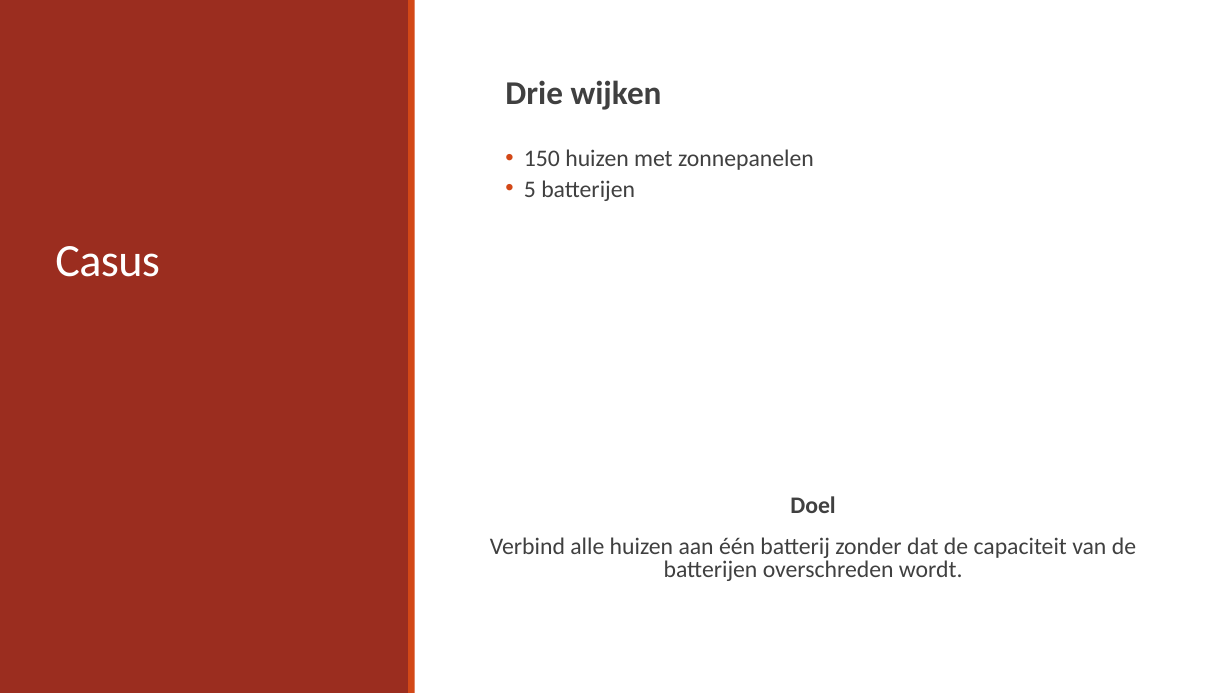
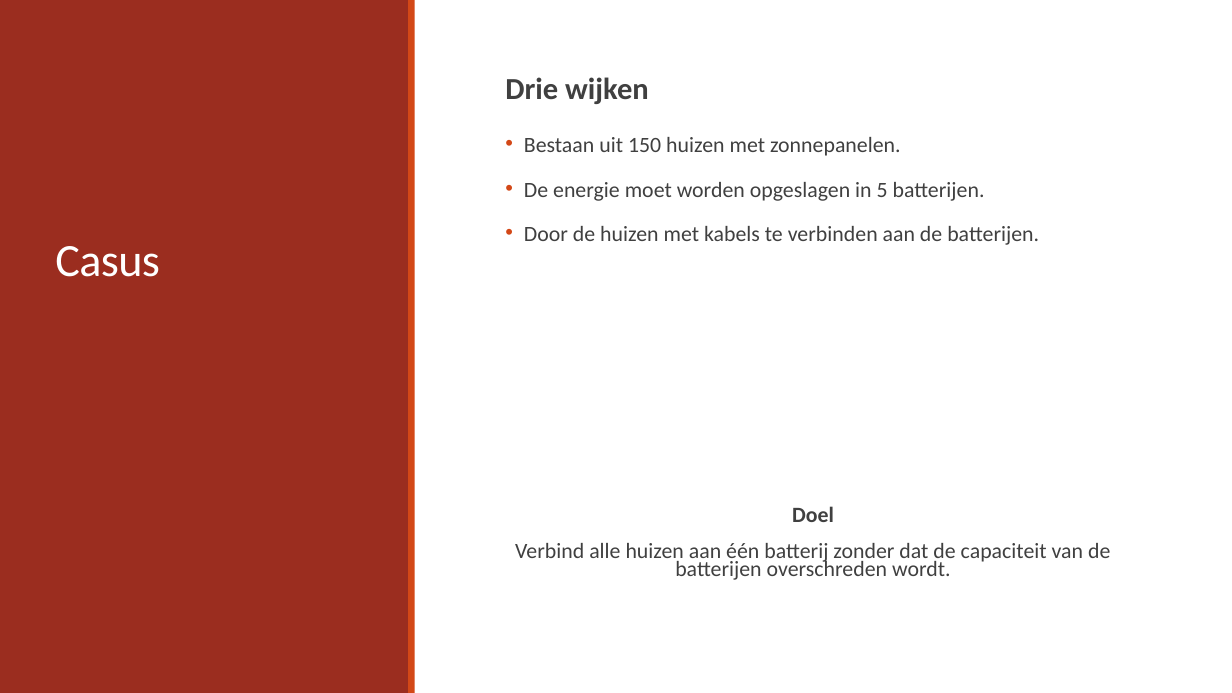
Before and after one commit to broekm006/SmartGrid, a slide deck: slide 2 of eindpresentatie.pptx. Drawn at 1232x693 pixels with LibreOffice and Linux fonts; fonts in the diff are those of the drawing. Boxes give left, top, right and bottom in pixels: in the first picture for what was removed or moved away, otherwise in the second. Text is boxed around its words. In the diff, an @@ line names an element or a change of style, - is before the commit and + after.

Commit message:
powerpoint

```diff
--- a/eindpresentatie.pptx
+++ b/eindpresentatie.pptx
@@ text at [505,77,1110,580]: size 25.9 to 23.8 pt in "Drie wijken"; size 18.5 to 17 pt in "Doel", "Verbind alle huizen aan één batterij zonder ..."; line spacing 0.8 to 0.7 @@
@@ text at [524,137,1039,245]: text changed; size 18.5 to 17 pt @@
-  • 150 huizen met zonnepanelen
-  • 5 batterijen
+  • Bestaan uit 150 huizen met zonnepanelen.
+  • De energie moet worden opgeslagen in 5 batterijen.
+  • Door de huizen met kabels te verbinden aan de batterijen.
```
Also in this commit, not shown: 2 other slides changed.
